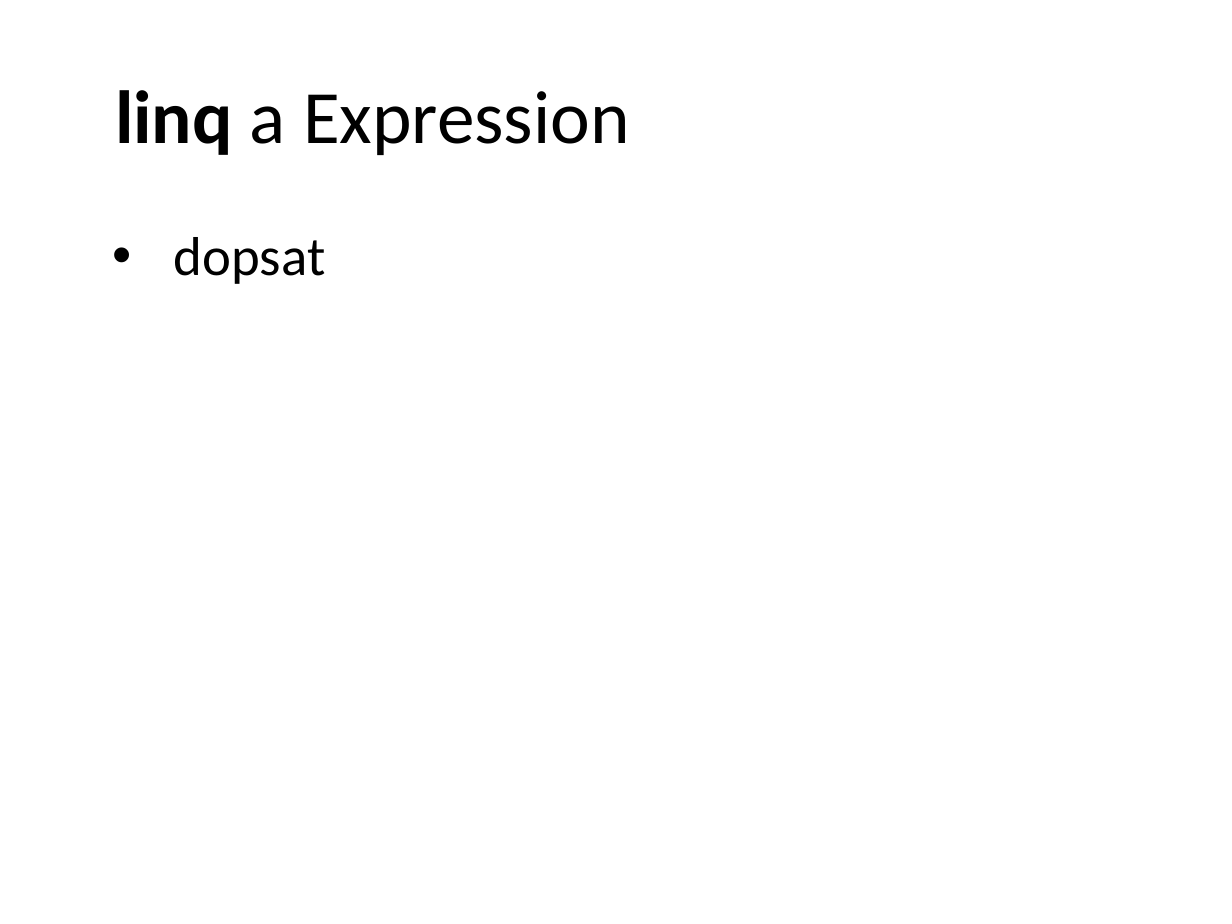
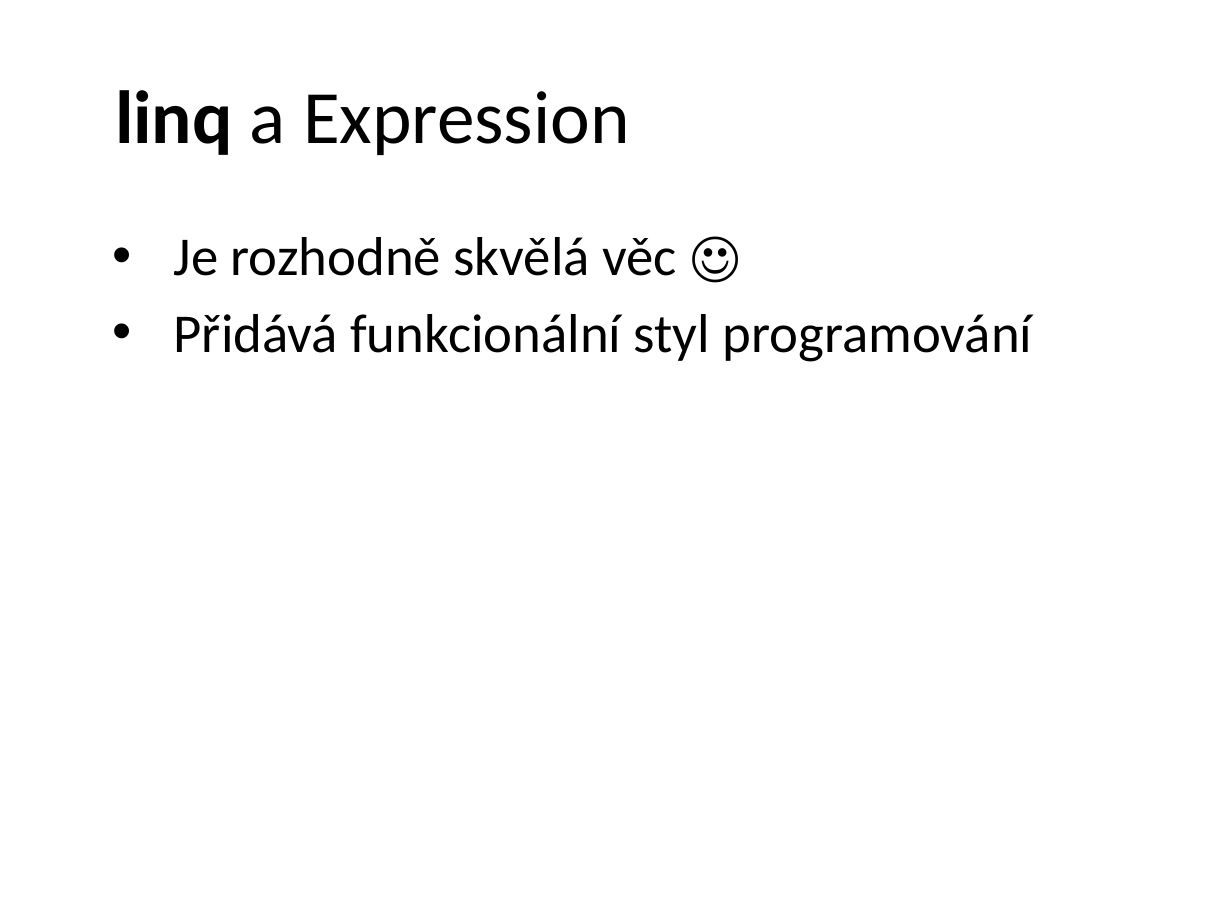
Before and after one commit to petrbalat/Skoleni-Csharp-NET, a slide deck: slide 16 of prezentace.pptx. Drawn at 1232x924 pixels with LibreOffice and Linux fonts; fonts in the diff are those of the drawing; background and template pictures are left out. Boxes give left, top, right and bottom in pixels: in the first picture for what was removed or moved away, otherwise in the second. Text is boxed around its words. In the diff, an @@ line names an element or a change of style, - is before the commit and + after.

```diff
--- a/prezentace.pptx
+++ b/prezentace.pptx
@@ text at (x1=174, y1=237, x2=1033, y2=362): text changed @@
-• dopsat
+• Je rozhodně skvělá věc ☺
+• Přidává funkcionální styl programování
```
Also in this commit, not shown: 4 other slides changed, 1 slide added, 2 other files.
